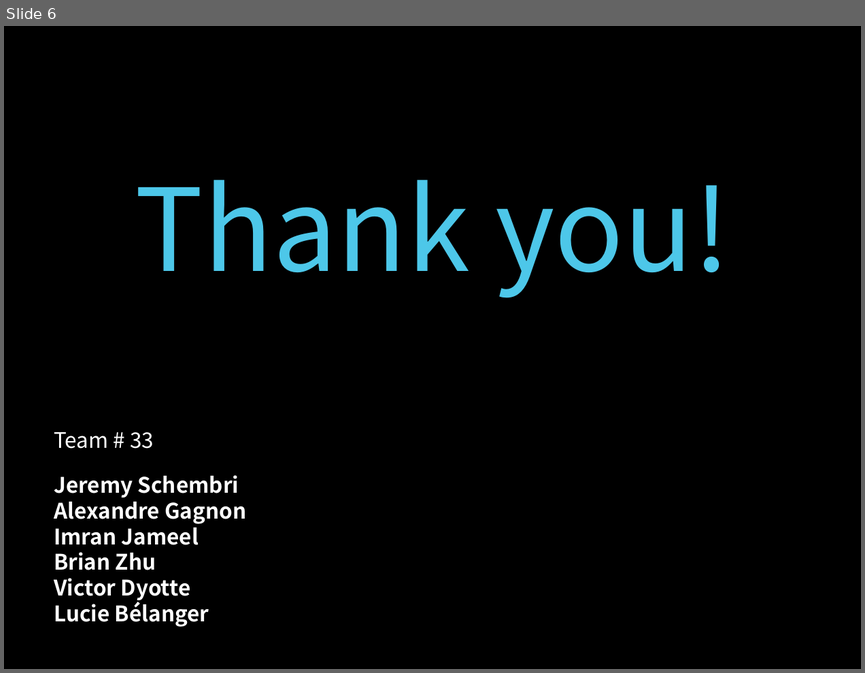
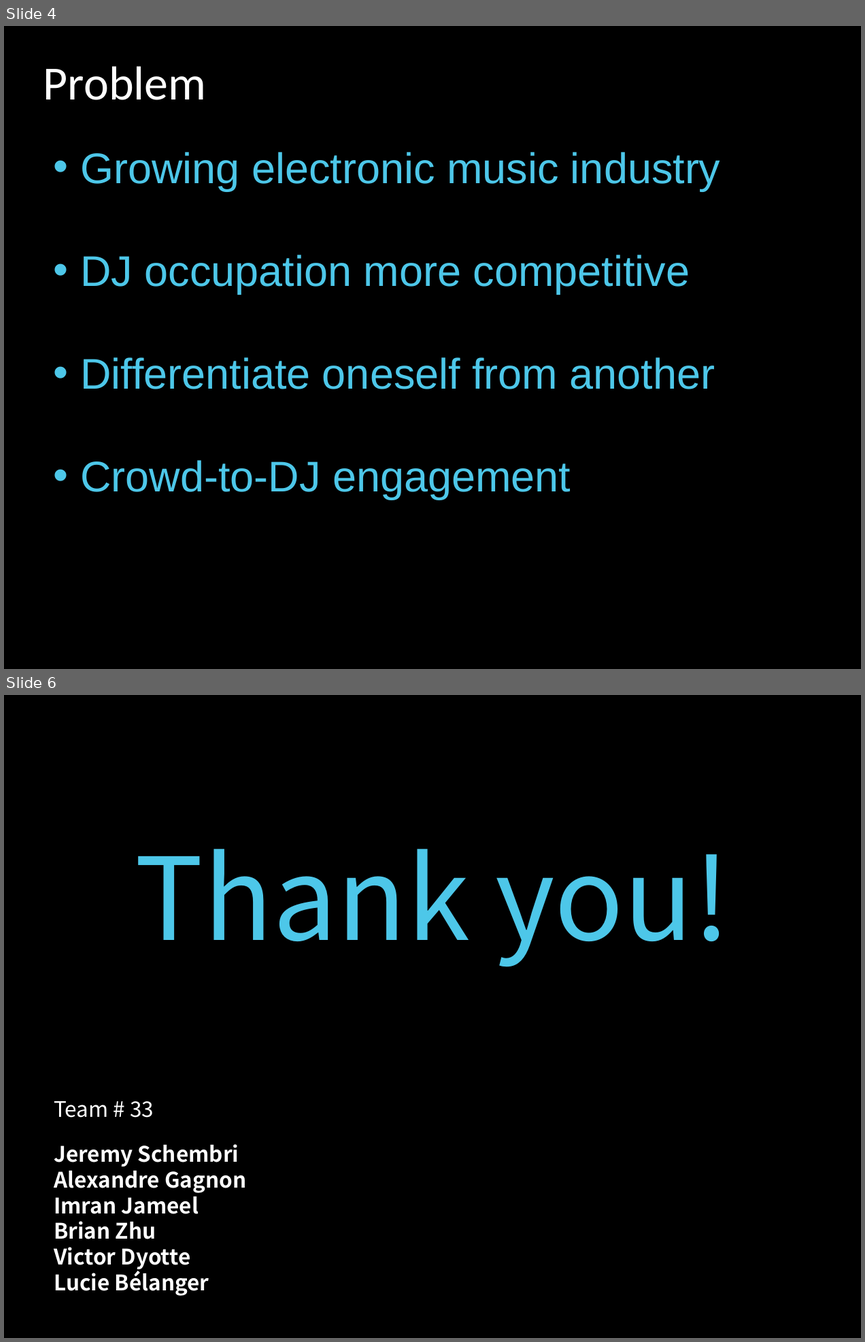
Before and after one commit to lucieb/MyoMusic, a slide deck: Presentation/MyoMusicPresentation.pptx. Shown one above the other, each under a label of ours: slide 6 before the commit, slides 4 and 6 after it; the slides between them are not shown. The pictures are 865x673 and 865x1342 pixels, drawn with LibreOffice and Linux fonts; fonts in the diff are those of the drawing. Boxes give left, top, right and bottom in pixels: in the first picture for what was removed or moved away, otherwise in the second. Text is boxed around its words. In the diff, an @@ line names an element or a change of style, - is before the commit and + after.

```diff
--- a/Presentation/MyoMusicPresentation.pptx
+++ b/Presentation/MyoMusicPresentation.pptx
@@ slide 4 added at (4,26,861,669), background #000000 @@
@@ text added at (43,66,207,100), 40 pt, text #FFFFFF @@
+Problem
@@ text added at (80,152,720,499), 36 pt, text #4DC7E9 @@
+• Growing electronic music industry
+• DJ occupation more competitive
+• Differentiate oneself from another
+• Crowd-to-DJ engagement
```
Also in this commit, not shown: 1 slide changed, 2 other slides added, 4 slides removed.
